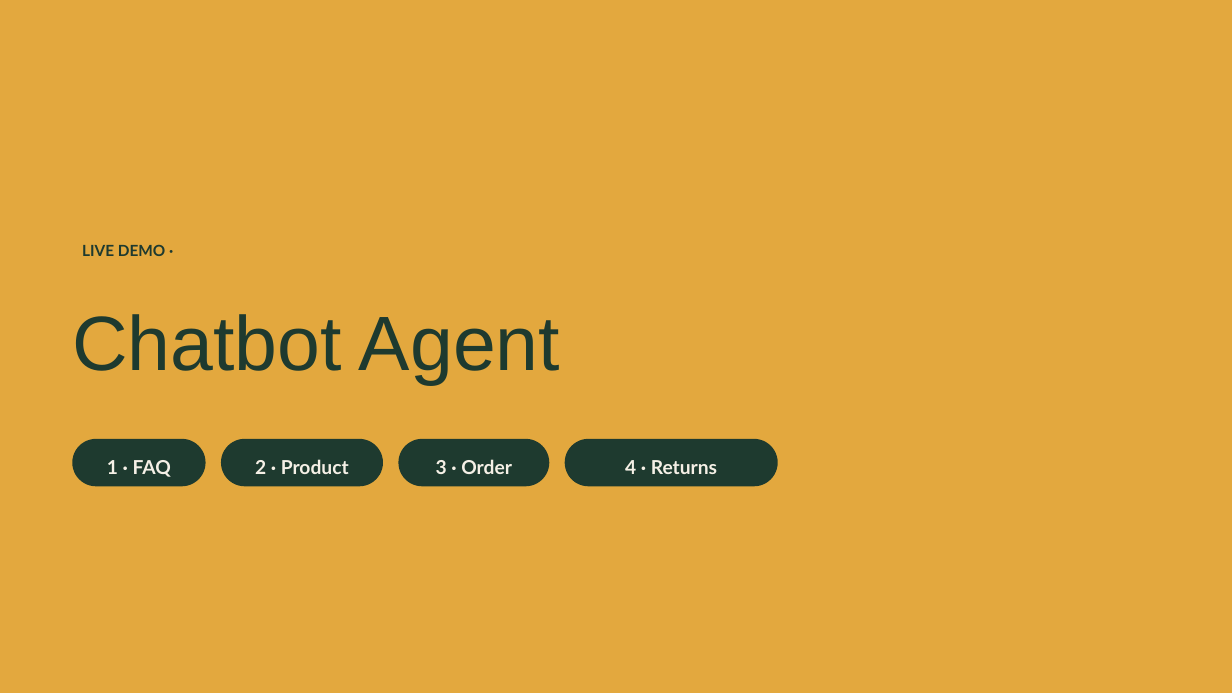
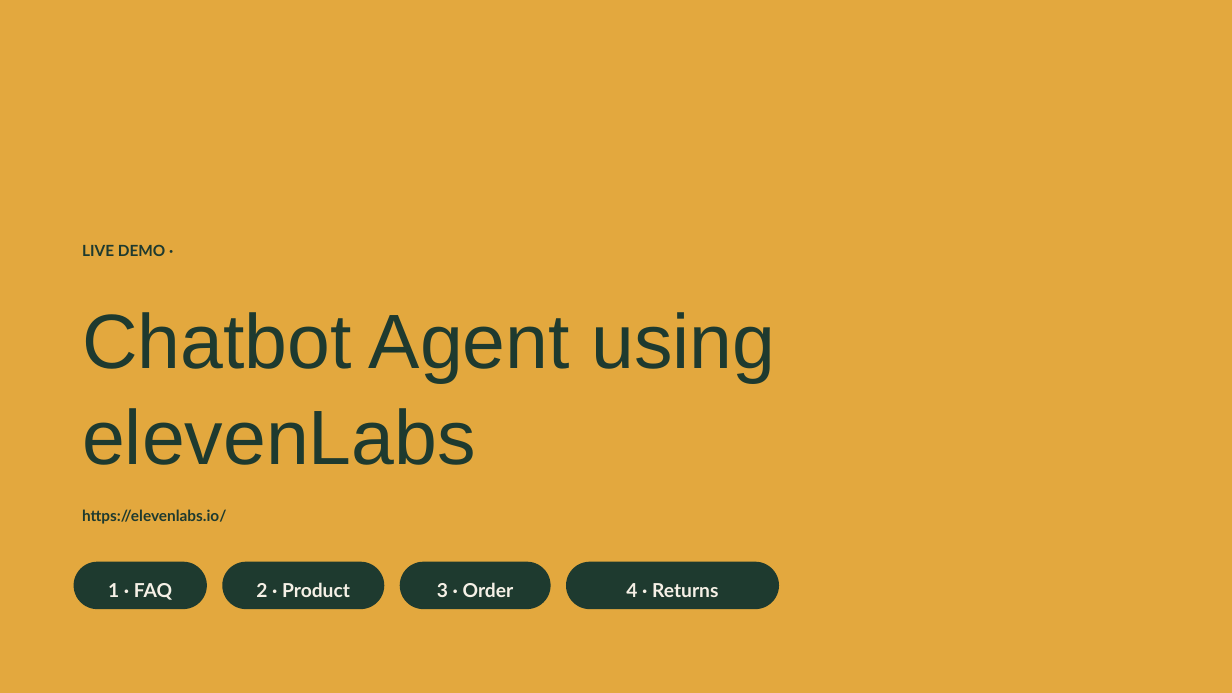
Before and after one commit to itsbharathp/LoopCycle, a slide deck: slide 38 of Prestentations/AI for Content Creation — The Basics.pptx. Drawn at 1232x693 pixels with LibreOffice and Linux fonts; fonts in the diff are those of the drawing. Boxes give left, top, right and bottom in pixels: in the first picture for what was removed or moved away, otherwise in the second. Text is boxed around its words. In the diff, an @@ line names an element or a change of style, - is before the commit and + after.

```diff
--- a/Prestentations/AI for Content Creation — The Basics.pptx
+++ b/Prestentations/AI for Content Creation — The Basics.pptx
@@ text at (82, 312, 775, 465): text changed @@
-Chatbot Agent
+Chatbot Agent using elevenLabs
@@ text added at (82, 509, 226, 524), 12 pt, text #1E3A2F, bold @@
+https://elevenlabs.io/
@@ 4 rounded rectangles: place and size @@
-4 rounded rectangles at (72, 439, 778, 486)
+4 rounded rectangles at (74, 562, 780, 609)
```
Also in this commit, not shown: 16 other slides changed.
